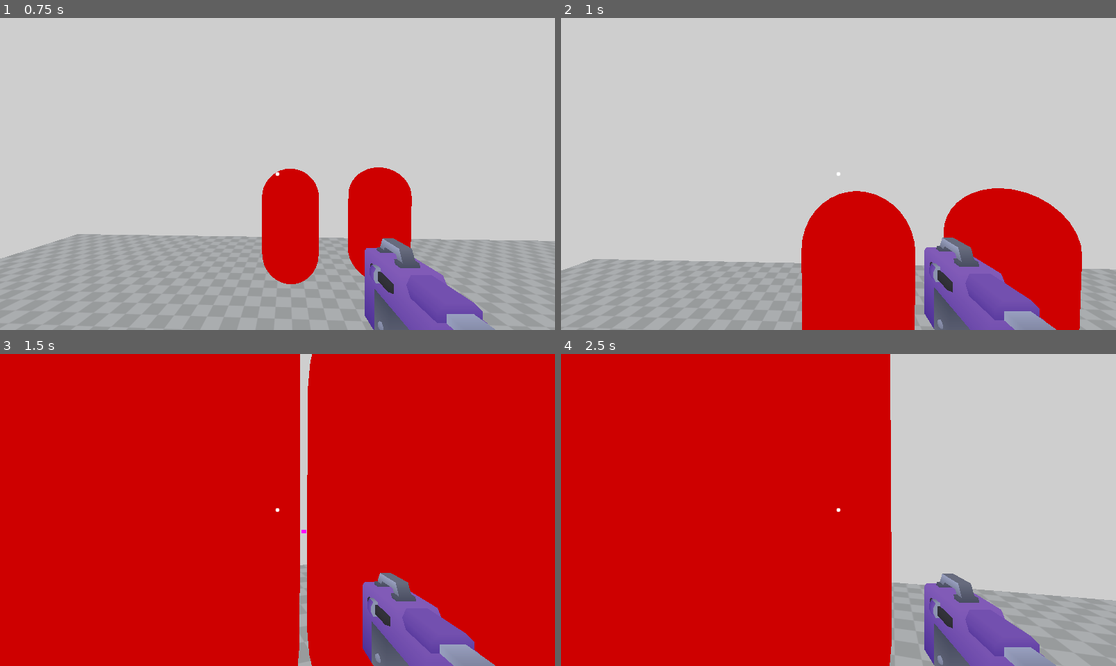
Above: before the commit, frames 1-4 (two rows, left to right).
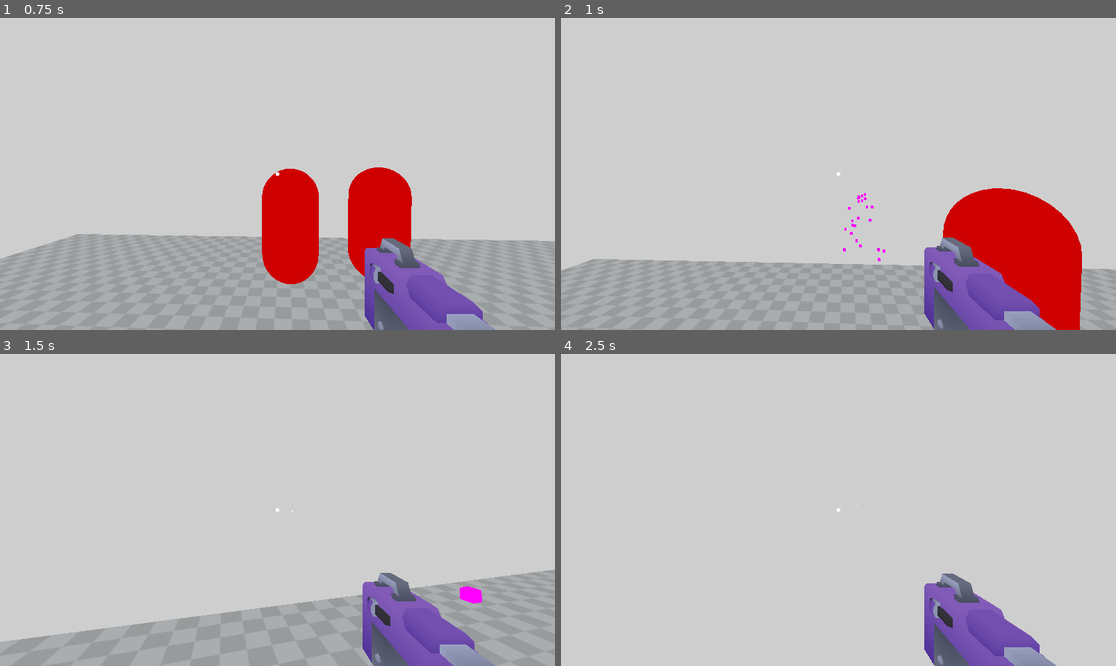
Above: after the commit, the same moments.

Repository: NiallEccles/hordecore
Game: Godot game, scene res://Stages/Main/Main.tscn
Two runs of this game, one before a commit and one after it. Both use one fixed random seed, a clock stepped at 60 frames per second and the inputs below.
Inputs (mouse positions are in pixels of both pictures, inside the frame that each line leads up to):
- Up to frame 1 (0.75 s): tap Enter (ui_accept) at 0.5 s; move the mouse to (271, 180) at 0.52 s; press the mouse at (271, 180) at 0.53 s; hold W (forward) from 0.53 s (still down)
- Up to frame 2 (1 s): keep holding W (forward); tap Enter (ui_accept) at 0.77 s
- Up to frame 3 (1.5 s): keep holding W (forward); move the mouse to (316, 513) at 1.27 s; release the mouse at (316, 513) at 1.28 s; click (316, 513) at 1.35 s
- Up to frame 4 (2.5 s): keep holding W (forward); tap Enter (ui_accept) at 1.52 s; move the mouse to (794, 506) at 2.02 s; press the mouse at (794, 506) at 2.03 s

Frame 1 is identical in both runs. In frame 2, 8.3% of the frame differs, in the area x 43-94%, y 54-100%; in frame 3, 94%, in the area x 0-100%, y 0-100%; in frame 4, 65%.

Commit message:
Add health component

Diff:
--- a/Entities/Enemy/Enemy.tscn
+++ b/Entities/Enemy/Enemy.tscn
@@ -1,6 +1,7 @@
-[gd_scene load_steps=5 format=3 uid="uid://i4kw4sifmbqb"]
+[gd_scene load_steps=6 format=3 uid="uid://i4kw4sifmbqb"]
 
 [ext_resource type="Script" uid="uid://cgs82eclbwcdp" path="res://Entities/Enemy/Enemy.gd" id="1_m2t2i"]
+[ext_resource type="PackedScene" uid="uid://dcopbxa6bmvcj" path="res://Common/Health/Health.tscn" id="2_t7hpb"]
 
 [sub_resource type="StandardMaterial3D" id="StandardMaterial3D_s42wg"]
 albedo_color = Color(1, 0, 0, 1)
@@ -24,4 +25,7 @@
 [node name="NavigationAgent3D" type="NavigationAgent3D" parent="."]
 avoidance_enabled = true
 
+[node name="Health" parent="." instance=ExtResource("2_t7hpb")]
+max_health = 10.0
+
 [connection signal="velocity_computed" from="NavigationAgent3D" to="." method="_on_navigation_agent_3d_velocity_computed"]
